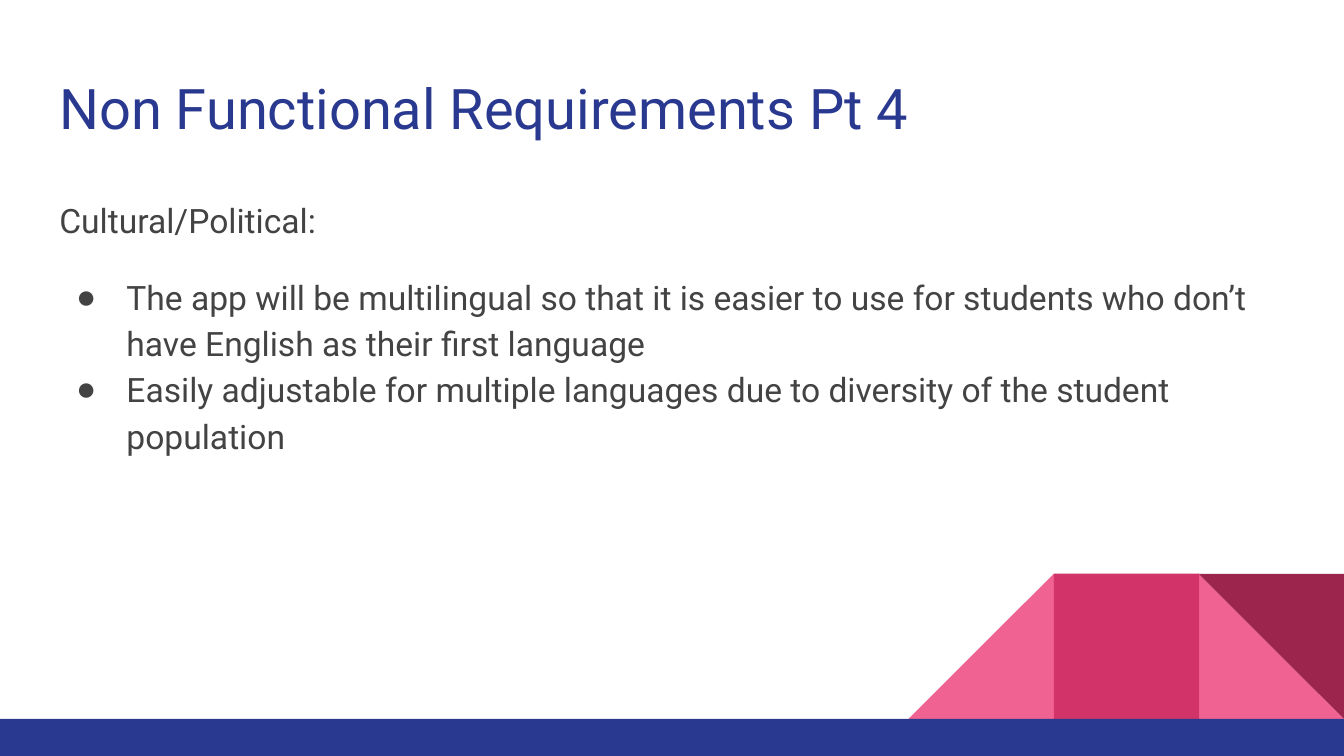
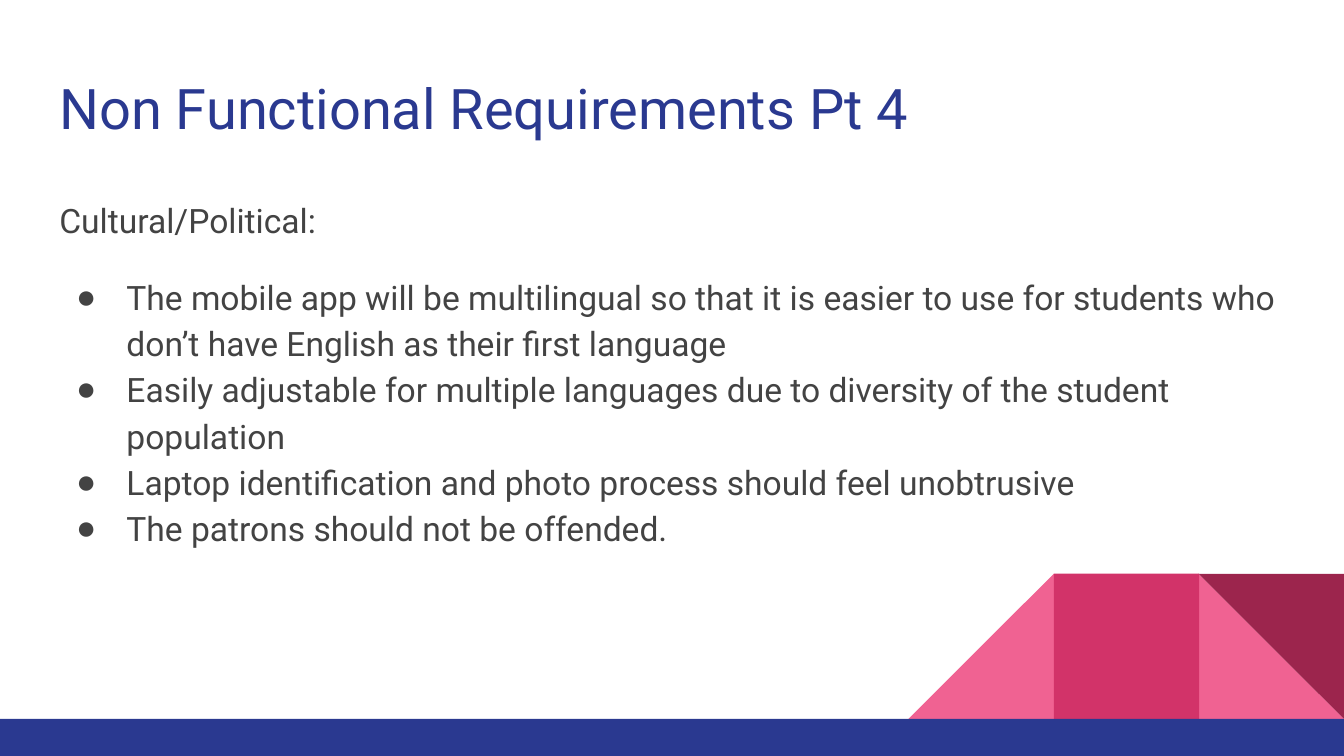
Before and after one commit to N-Roomi/A.O.K.-Laptop-Loan-System-Overhaul, a slide deck: slide 9 of Deliverable 2/A.O.K Laptop System Overhaul Deliverable 2.pptx. Drawn at 1344x756 pixels with LibreOffice and Linux fonts; fonts in the diff are those of the drawing. Boxes give left, top, right and bottom in pixels: in the first picture for what was removed or moved away, otherwise in the second. Text is boxed around its words. In the diff, an @@ line names an element or a change of style, - is before the commit and + after.

```diff
--- a/Deliverable 2/A.O.K Laptop System Overhaul Deliverable 2.pptx
+++ b/Deliverable 2/A.O.K Laptop System Overhaul Deliverable 2.pptx
@@ text at (x1=126, y1=284, x2=1275, y2=363): text changed @@
-● The app will be multilingual so that it is easier to use for students who don’t have English as their first language
+● The mobile app will be multilingual so that it is easier to use for students who don’t have English as their first language
@@ text at (x1=126, y1=469, x2=1074, y2=548): paragraphs added @@
+● Laptop identification and photo process should feel unobtrusive
+● The patrons should not be offended.
```
Also in this commit, not shown: 8 other slides changed, 2 slides added, 1 slide removed, 1 other file.
